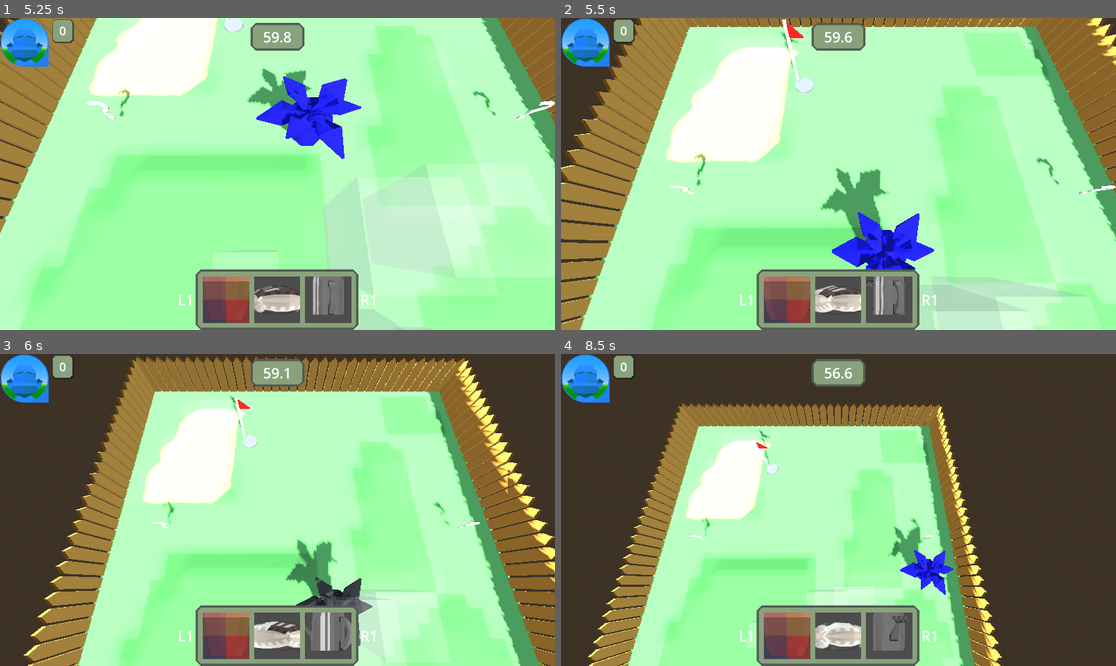
Above: before the commit, frames 1-4 (two rows, left to right).
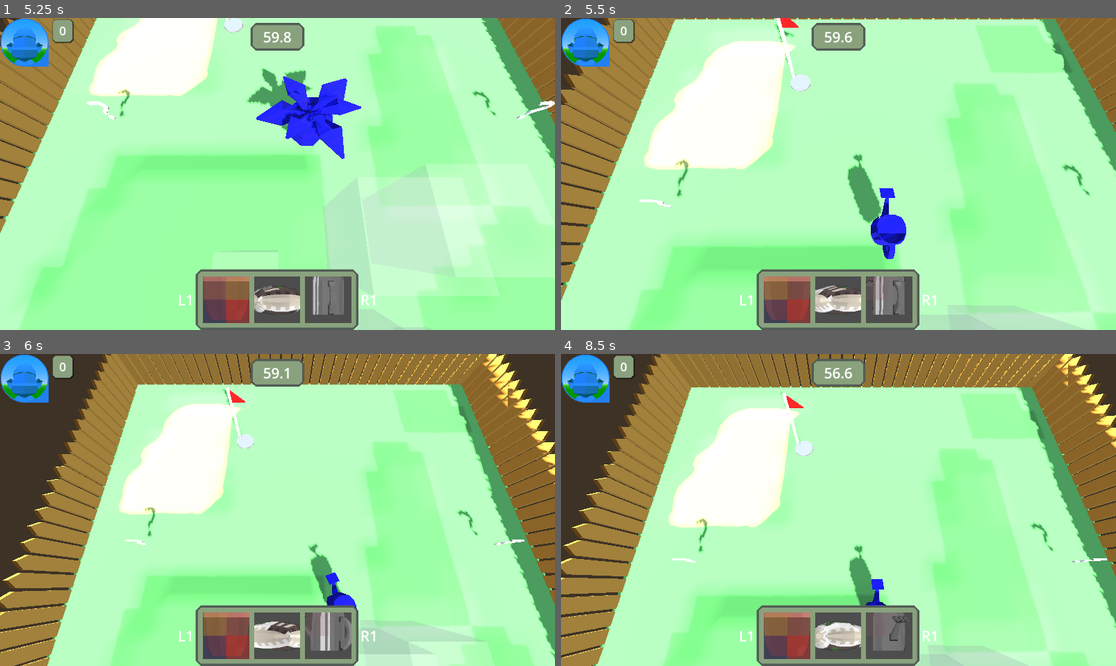
Above: after the commit, the same moments.

Repository: ronincampbell/GDS2Project
Game: Godot game, scene res://maps/lobby.tscn
The game is run twice, just before and just after one commit, with the same random seed, the same clock (stepped at 60 frames per second) and the same inputs. The engine's default icon, where the game draws it, is replaced by a stand-in: a white triangle on a blue panel in a dark square.
Inputs (mouse positions are in pixels of both pictures, inside the frame that each line leads up to):
- Up to frame 1 (5.25 s): tap Enter (KeyboardJoin) at 0.5, 2.75, 4.25, 4.35 s; move the mouse to (399, 158) at 0.52 s; hold D (PlayerRight) 0.53-1.28 s; tap I at 0.6, 3.05 s; click (399, 158) at 0.67 s; tap U at 0.8, 1.35, 3.8 s; move the mouse to (166, 189) at 1.27 s; hold S (PlayerDown) 1.28-2.03 s; tap K at 1.55, 4.55 s; tap Space at 2, 3.5, 5 s; move the mouse to (333, 105) at 2.02 s; hold D (PlayerRight) 2.03-2.78 s; hold K 2.03-2.78 s; tap J at 2.3, 2.85 s; move the mouse to (249, 236) at 2.77 s; hold W (PlayerUp) 2.78-3.53 s; click (249, 236) at 2.92 s; move the mouse to (444, 220) at 3.52 s; hold A (PlayerLeft) 3.53-5.03 s; tap F (CastSpell) at 3.6 s; move the mouse to (111, 127) at 4.27 s; move the mouse to (305, 174) at 5.02 s; hold S (PlayerDown) from 5.03 s (still down); hold E (PlayerInteract) from 5.03 s (still down); click (305, 174) at 5.17 s
- Up to frame 2 (5.5 s): keep holding S (PlayerDown); keep holding E (PlayerInteract); tap J at 5.3 s
- Up to frame 3 (6 s): move the mouse to (194, 432) at 5.77 s; release S (PlayerDown) at 5.78 s; release E (PlayerInteract) at 5.78 s; hold D (PlayerRight) from 5.78 s (still down); tap I at 5.85 s
- Up to frame 4 (8.5 s): move the mouse to (960, 494) at 6.52 s; release D (PlayerRight) at 6.53 s; hold W (PlayerUp) 6.53-7.28 s; tap U at 6.6 s; move the mouse to (727, 525) at 7.27 s; hold D (PlayerRight) 7.28-8.03 s; tap K at 7.35 s; click (727, 525) at 7.42 s; move the mouse to (894, 441) at 8.02 s; hold S (PlayerDown) from 8.03 s (still down); tap J at 8.1 s

Frame 1 is identical in both runs. In frame 2, 29% of the frame differs, in the area x 0-100%, y 0-100%; in frame 3, 41%; in frame 4, 65%.

Commit message:
Update keyboard controls to interact with prop placement
As a player, I want to be able to rotate and change props with keyboard controls so that I can play on the keyboard

Diff:
--- a/controller_manager.gd
+++ b/controller_manager.gd
@@ -29,6 +29,12 @@
 var interact_input_key: InputEventKey
 var attack_input_key: InputEventKey
 var cancel_input_key: InputEventKey
+
+var rotate_clock_key: InputEventKey
+var rotate_anti_clock_key: InputEventKey
+
+var next_object_key: InputEventKey
+var previous_object_key: InputEventKey
 
 func _ready() -> void:
 	Input.joy_connection_changed.connect(_on_joy_connection_changed)
@@ -106,6 +112,18 @@
 
 	cancel_input_key = InputEventKey.new()
 	cancel_input_key.physical_keycode = KEY_Z
+
+	rotate_clock_key = InputEventKey.new()
+	rotate_clock_key.physical_keycode = KEY_I
+
+	rotate_anti_clock_key = InputEventKey.new()
+	rotate_anti_clock_key.physical_keycode = KEY_U
+
+	next_object_key = InputEventKey.new()
+	next_object_key.physical_keycode = KEY_K
+
+	previous_object_key = InputEventKey.new()
+	previous_object_key.physical_keycode = KEY_J
 
 func _on_joy_connection_changed(device_num: int, connected: bool):
 	if connected:
@@ -197,6 +215,10 @@
 	InputMap.action_add_event("PlayerInteract"+player_num, interact_input_key.duplicate())
 	InputMap.action_add_event("PlayerAttack"+player_num, attack_input_key.duplicate())
 	InputMap.action_add_event("PlayerCancel"+player_num, cancel_input_key.duplicate())
+	InputMap.action_add_event("RotateClock"+player_num, rotate_clock_key.duplicate())
+	InputMap.action_add_event("RotateAntiClock"+player_num, rotate_anti_clock_key.duplicate())
+	InputMap.action_add_event("NextObject"+player_num, next_object_key.duplicate())
+	InputMap.action_add_event("PreviousObject"+player_num, previous_object_key.duplicate())
 
 	print("Player %s joined on Device %s" % [player_num, -1])
 	device_joined.emit(device_players[-1], -1)
